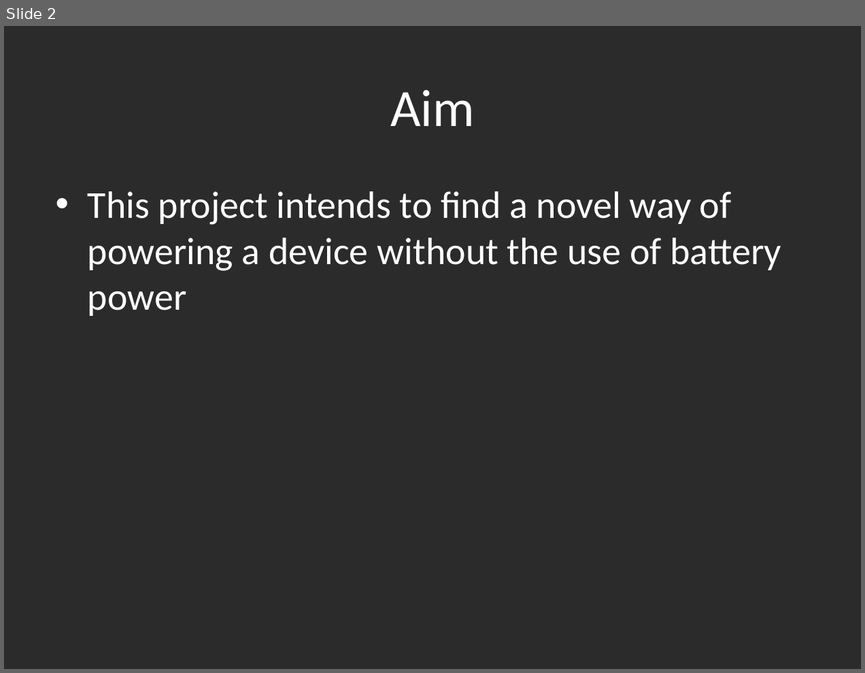
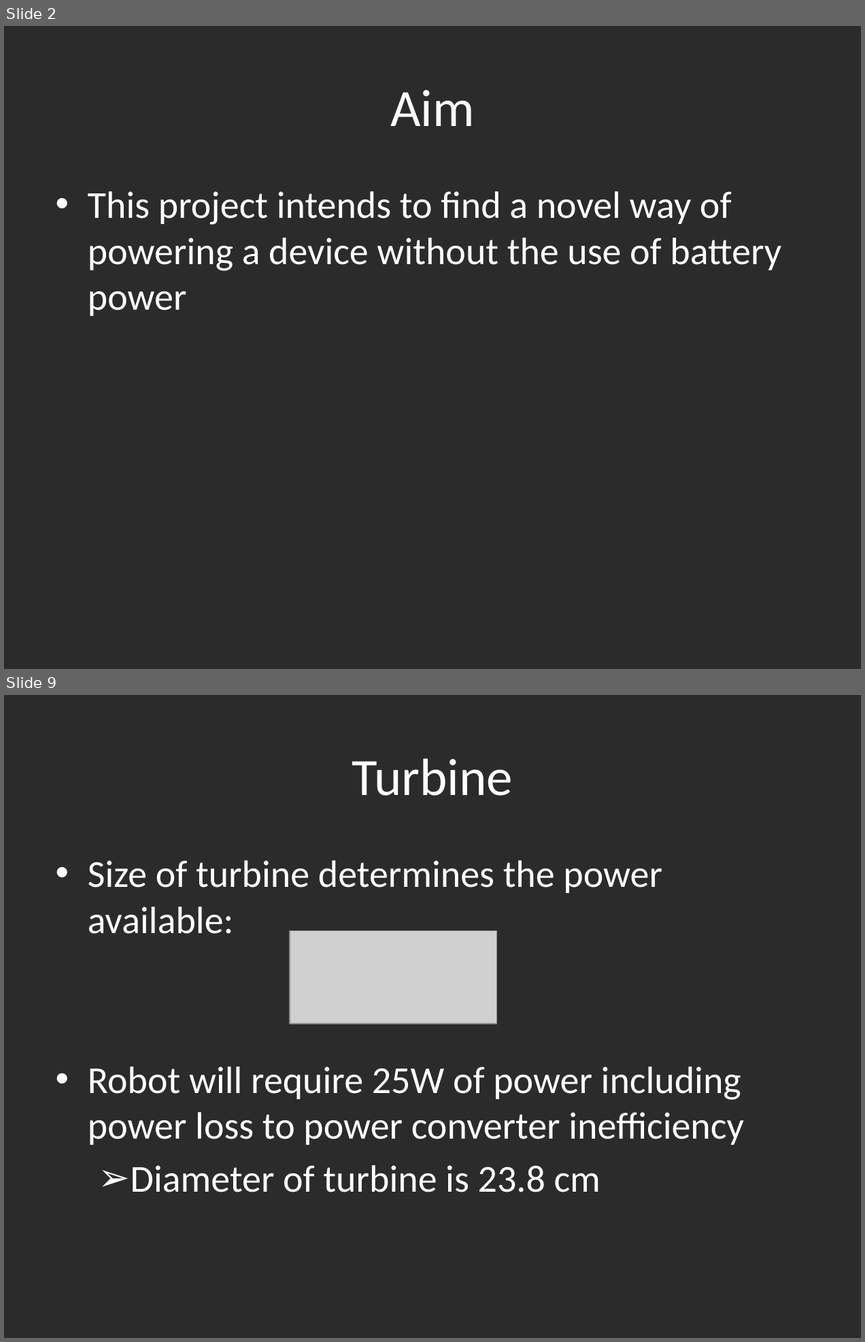
Before and after one commit to mickeyboss123/enel427, a slide deck: Powerpoint for Orals.pptx. Shown one above the other, each under a label of ours: slide 2 before the commit, slides 2 and 9 after it; the slides between them are not shown. The pictures are 865x673 and 865x1342 pixels, drawn with LibreOffice and Linux fonts; fonts in the diff are those of the drawing; grey boxes stand for pictures; background and template pictures are left out; a plain dark background stands for a picture behind light text. Boxes give left, top, right and bottom in pixels: in the first picture for what was removed or moved away, otherwise in the second. Text is boxed around its words. In the diff, an @@ line names an element or a change of style, - is before the commit and + after.

```diff
--- a/Powerpoint for Orals.pptx
+++ b/Powerpoint for Orals.pptx
@@ slide 9 added at <box>4,695,861,1338</box>, background picture (left out) @@
@@ title added at <box>351,758,513,796</box>, 44 pt, text #FFFFFF @@
+Turbine
@@ text added at <box>88,860,744,1192</box>, 32 pt, text #FFFFFF @@
+• Size of turbine determines the power available:
+• Robot will require 25W of power including power loss to power converter inefficiency
+  ➢ Diameter of turbine is 23.8 cm
@@ picture added at <box>290,930,496,1023</box> @@
```
Also in this commit, not shown: 1 slide changed, 19 other slides added, 1 slide removed, 4 other files.
